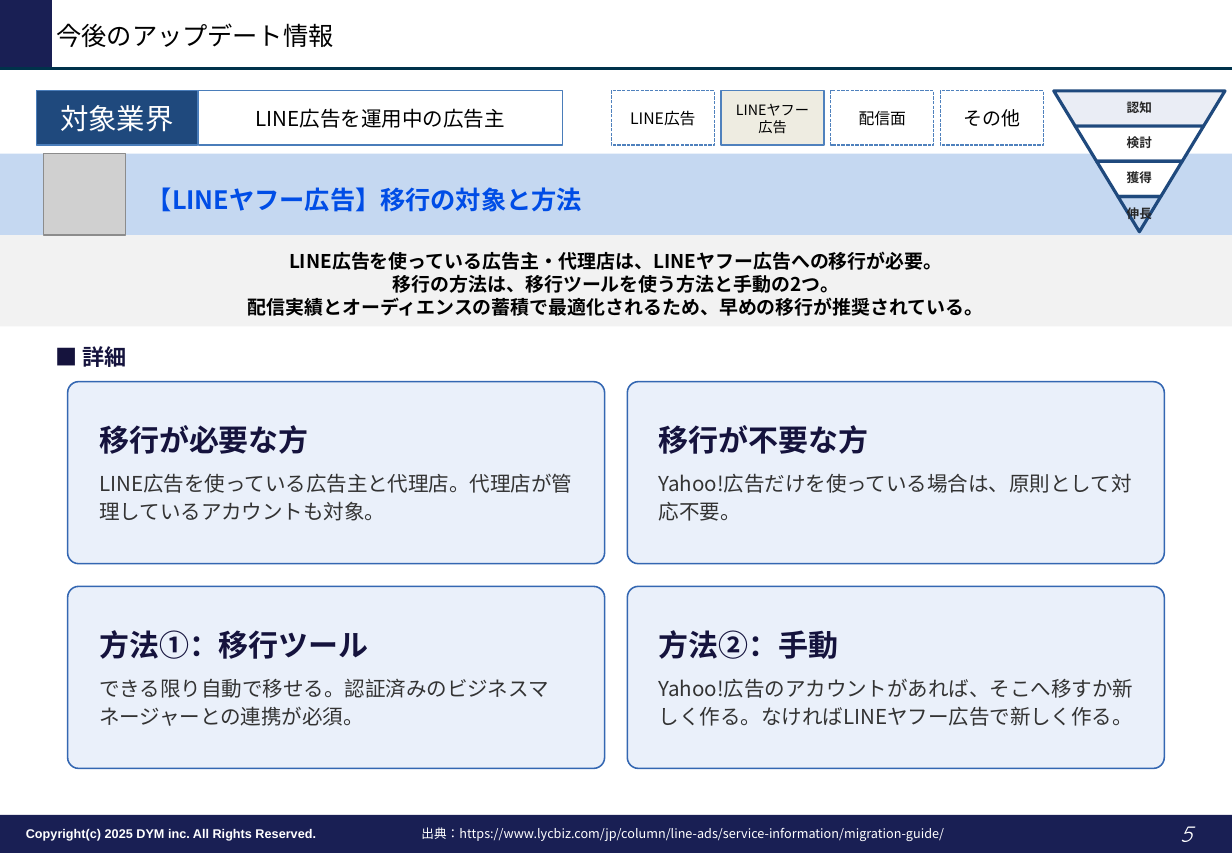
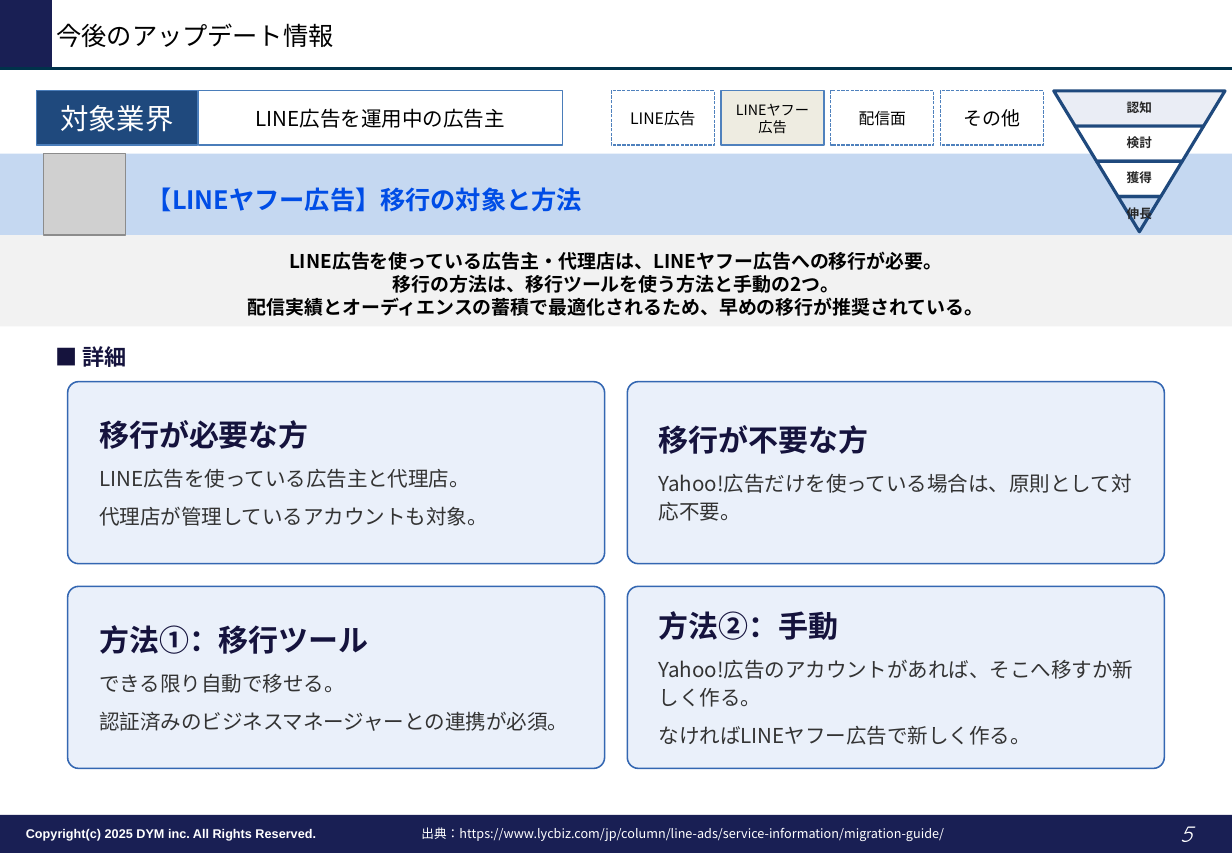
Before and after one commit to tonomura-r-dev/folder, a slide deck: slide 5 of LINE広告トレンドレポート_2026年10月.pptx. Drawn at 1232x853 pixels with LibreOffice and Linux fonts; fonts in the diff are those of the drawing; grey boxes stand for pictures; background and template pictures are left out. Boxes give left, top, right and bottom in pixels: in the first picture for what was removed or moved away, otherwise in the second. Text is boxed around its words. In the diff, an @@ line names an element or a change of style, - is before the commit and + after.

```diff
--- a/LINE広告トレンドレポート_2026年10月.pptx
+++ b/LINE広告トレンドレポート_2026年10月.pptx
@@ text in rounded rectangle at [99, 468, 488, 526]: text changed @@
-LINE広告を使っている広告主と代理店。代理店が管理しているアカウントも対象。
+LINE広告を使っている広告主と代理店。
+代理店が管理しているアカウントも対象。
@@ text in rounded rectangle at [659, 659, 1133, 745]: text changed @@
-Yahoo!広告のアカウントがあれば、そこへ移すか新しく作る。なければLINEヤフー広告で新しく作る。
+Yahoo!広告のアカウントがあれば、そこへ移すか新しく作る。
+なければLINEヤフー広告で新しく作る。
@@ text in rounded rectangle at [99, 674, 568, 731]: text changed @@
-できる限り自動で移せる。認証済みのビジネスマネージャーとの連携が必須。
+できる限り自動で移せる。
+認証済みのビジネスマネージャーとの連携が必須。
```
Also in this commit, not shown: 2 other slides changed, 2 other files.
